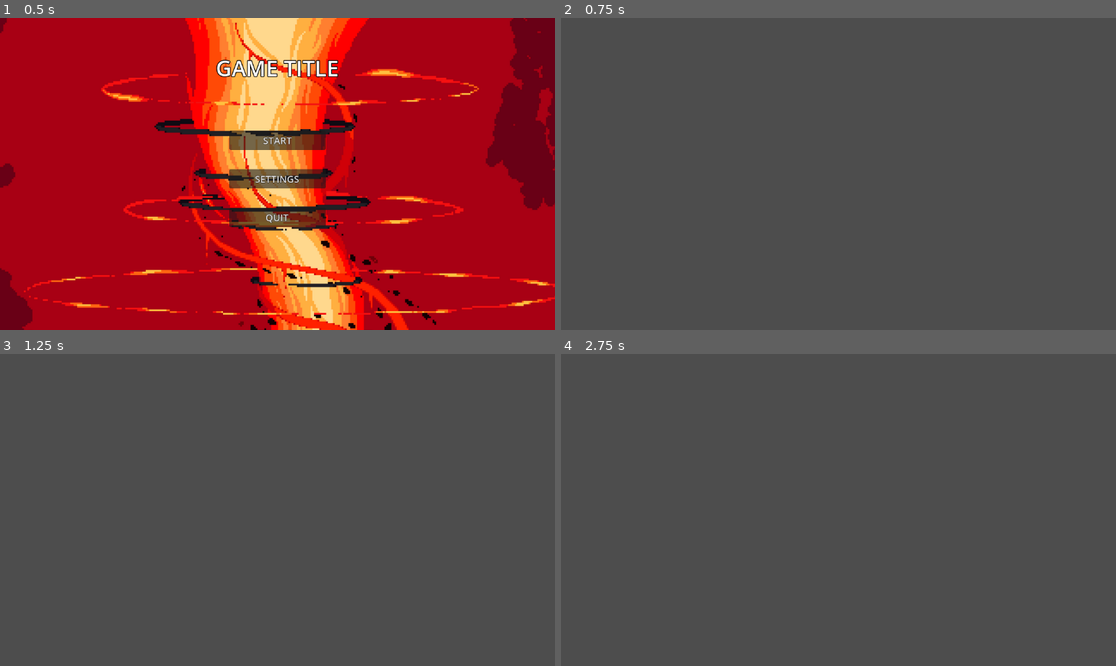
Above: before the commit, frames 1-4 (two rows, left to right).
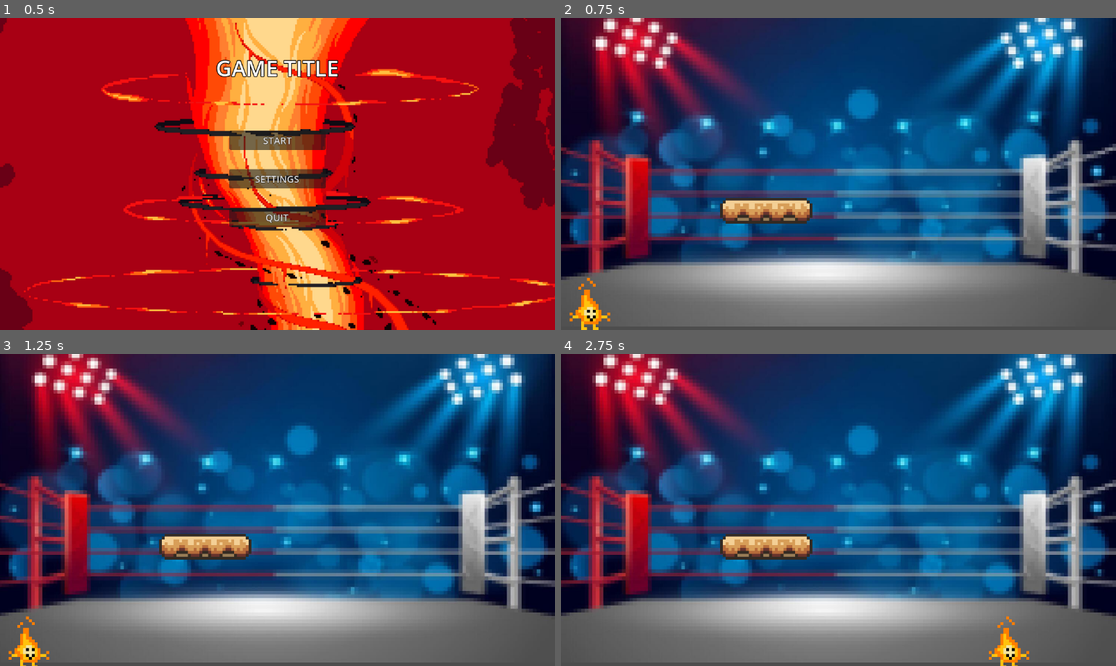
Above: after the commit, the same moments.

Repository: MatthieuSacquet/Jam-17-05-2024
Game: Godot game, scene res://MENU/MAIN_MENU/menu.tscn
Two runs of this game, one before a commit and one after it. Both use one fixed random seed, a clock stepped at 60 frames per second and the inputs below.
Inputs:
- Up to frame 1 (0.5 s): no input
- Up to frame 2 (0.75 s): click "START" at 0.5 s
- Up to frame 3 (1.25 s): no input
- Up to frame 4 (2.75 s): tap Enter (ui_accept) at 1.25, 1.35, 1.52, 1.82, 2.1, 2.27, 2.57 s; hold Right (ui_right) from 1.28 s (still down)

Frame 1 is identical in both runs. In frame 2, 92% of the frame differs, in the area x 0-100%, y 0-100%; in frame 3, 92%; in frame 4, 92%.

Commit message:
[ADD] change file current position

Diff:
--- /dev/null
+++ b/MENU_PRGRAME/JAM2/GAME/box_fight.tscn
@@ -0,0 +1,48 @@
+[gd_scene load_steps=7 format=3 uid="uid://bsqd66tu2xvhx"]
+
+[ext_resource type="Texture2D" uid="uid://cgrp0hdhrojnp" path="res://back_ground/ring_box.jpg" id="1_i6kb7"]
+[ext_resource type="PackedScene" uid="uid://bb7p4kpkkgj3x" path="res://character.tscn" id="2_om53s"]
+[ext_resource type="PackedScene" path="res://platforme.tscn" id="3_fag7v"]
+
+[sub_resource type="WorldBoundaryShape2D" id="WorldBoundaryShape2D_rlokk"]
+distance = 4.0
+
+[sub_resource type="WorldBoundaryShape2D" id="WorldBoundaryShape2D_r7q3x"]
+normal = Vector2(-1, 0)
+distance = -55.0
+
+[sub_resource type="WorldBoundaryShape2D" id="WorldBoundaryShape2D_iv586"]
+normal = Vector2(0.999885, -0.0151498)
+
+[node name="box fight" type="Node2D"]
+
+[node name="RingBox" type="Sprite2D" parent="."]
+position = Vector2(45, 12)
+scale = Vector2(0.128476, 0.124065)
+texture = ExtResource("1_i6kb7")
+
+[node name="CharacterBody2D" parent="." instance=ExtResource("2_om53s")]
+position = Vector2(-41, 52)
+
+[node name="Camera2D" type="Camera2D" parent="."]
+position = Vector2(46, 20)
+scale = Vector2(0.00123024, -2.83792)
+zoom = Vector2(6, 6)
+
+[node name="StaticBody2D" type="StaticBody2D" parent="."]
+position = Vector2(85, 2)
+
+[node name="bordeur 3" type="CollisionShape2D" parent="StaticBody2D"]
+position = Vector2(-137, 76)
+shape = SubResource("WorldBoundaryShape2D_rlokk")
+
+[node name="bordeur 2" type="CollisionShape2D" parent="StaticBody2D"]
+position = Vector2(5, 19)
+shape = SubResource("WorldBoundaryShape2D_r7q3x")
+
+[node name="bordeur 1" type="CollisionShape2D" parent="StaticBody2D"]
+position = Vector2(-136, 0)
+shape = SubResource("WorldBoundaryShape2D_iv586")
+
+[node name="platforme" parent="." instance=ExtResource("3_fag7v")]
+position = Vector2(16, 31)
--- a/MENU_PRGRAME/JAM2/MENU/MAIN_MENU/menu.gd
+++ b/MENU_PRGRAME/JAM2/MENU/MAIN_MENU/menu.gd
@@ -3,7 +3,7 @@
 
 
 func _on_start_pressed():
-	get_tree().change_scene_to_file("res://GAME/Level1.tscn")
+	get_tree().change_scene_to_file("res://GAME/box_fight.tscn")
 
 
 func _on_settings_pressed():
--- /dev/null
+++ b/MENU_PRGRAME/JAM2/character.gd
@@ -0,0 +1,28 @@
+extends CharacterBody2D
+
+
+const SPEED = 100.0
+const JUMP_VELOCITY = -300.0
+
+# Get the gravity from the project settings to be synced with RigidBody nodes.
+var gravity = ProjectSettings.get_setting("physics/2d/default_gravity")
+
+
+func _physics_process(delta):
+	# Add the gravity.
+	if not is_on_floor():
+		velocity.y += gravity * delta
+
+	# Handle jump.
+	if Input.is_action_just_pressed("ui_accept") and is_on_floor():
+		velocity.y = JUMP_VELOCITY
+
+	# Get the input direction and handle the movement/deceleration.
+	# As good practice, you should replace UI actions with custom gameplay actions.
+	var direction = Input.get_axis("ui_left", "ui_right")
+	if direction:
+		velocity.x = direction * SPEED
+	else:
+		velocity.x = move_toward(velocity.x, 0, SPEED)
+
+	move_and_slide()
--- /dev/null
+++ b/MENU_PRGRAME/JAM2/character.tscn
@@ -0,0 +1,56 @@
+[gd_scene load_steps=9 format=3 uid="uid://bb7p4kpkkgj3x"]
+
+[ext_resource type="Script" path="res://character.gd" id="1_2wgx5"]
+[ext_resource type="Texture2D" uid="uid://bl0jgr0lavdy0" path="res://brackeys_platformer_assets/pixil-frame-0(2).png" id="1_a06f1"]
+
+[sub_resource type="AtlasTexture" id="AtlasTexture_sjue5"]
+atlas = ExtResource("1_a06f1")
+region = Rect2(32, 32, 32, 32)
+
+[sub_resource type="AtlasTexture" id="AtlasTexture_fr85y"]
+atlas = ExtResource("1_a06f1")
+region = Rect2(64, 32, 32, 32)
+
+[sub_resource type="AtlasTexture" id="AtlasTexture_3aq7n"]
+atlas = ExtResource("1_a06f1")
+region = Rect2(96, 32, 32, 32)
+
+[sub_resource type="AtlasTexture" id="AtlasTexture_johl1"]
+atlas = ExtResource("1_a06f1")
+region = Rect2(128, 32, 32, 32)
+
+[sub_resource type="SpriteFrames" id="SpriteFrames_ggmep"]
+animations = [{
+"frames": [{
+"duration": 1.0,
+"texture": SubResource("AtlasTexture_sjue5")
+}, {
+"duration": 1.0,
+"texture": SubResource("AtlasTexture_fr85y")
+}, {
+"duration": 1.0,
+"texture": SubResource("AtlasTexture_3aq7n")
+}, {
+"duration": 1.0,
+"texture": SubResource("AtlasTexture_johl1")
+}],
+"loop": true,
+"name": &"default",
+"speed": 5.0
+}]
+
+[sub_resource type="CircleShape2D" id="CircleShape2D_jq35u"]
+radius = 4.12311
+
+[node name="CharacterBody2D" type="CharacterBody2D"]
+script = ExtResource("1_2wgx5")
+
+[node name="AnimatedSprite2D" type="AnimatedSprite2D" parent="."]
+z_index = 5
+position = Vector2(0, -1)
+sprite_frames = SubResource("SpriteFrames_ggmep")
+frame_progress = 0.230092
+
+[node name="CollisionShape2D" type="CollisionShape2D" parent="."]
+position = Vector2(1, 2)
+shape = SubResource("CircleShape2D_jq35u")
--- /dev/null
+++ b/MENU_PRGRAME/JAM2/platforme.tscn
@@ -0,0 +1,19 @@
+[gd_scene load_steps=3 format=3 uid="uid://caiwervjssf0q"]
+
+[ext_resource type="Texture2D" uid="uid://bp7ciokhw4qut" path="res://brackeys_platformer_assets/sprites/platforms.png" id="1_wi5h5"]
+
+[sub_resource type="RectangleShape2D" id="RectangleShape2D_ufmbv"]
+size = Vector2(32, 8)
+
+[node name="platforme" type="AnimatableBody2D"]
+
+[node name="Sprite2D" type="Sprite2D" parent="."]
+position = Vector2(5, 2)
+texture = ExtResource("1_wi5h5")
+region_enabled = true
+region_rect = Rect2(15.9854, 16.1612, 32.1197, 9.32401)
+
+[node name="CollisionShape2D" type="CollisionShape2D" parent="."]
+position = Vector2(5, 2)
+shape = SubResource("RectangleShape2D_ufmbv")
+one_way_collision = true
--- a/MENU_PRGRAME/JAM2/project.godot
+++ b/MENU_PRGRAME/JAM2/project.godot
@@ -14,3 +14,7 @@
 run/main_scene="res://MENU/MAIN_MENU/menu.tscn"
 config/features=PackedStringArray("4.2", "Forward Plus")
 config/icon="res://icon.svg"
+
+[rendering]
+
+textures/canvas_textures/default_texture_filter=0
Binary file added: MENU_PRGRAME/JAM2/back_ground/colisé.jpg
Not shown, added: MENU_PRGRAME/JAM2/back_ground/colisé.jpg.import
Binary file added: MENU_PRGRAME/JAM2/back_ground/ring_box.jpg
Not shown, added: MENU_PRGRAME/JAM2/back_ground/ring_box.jpg.import
Not shown, added: MENU_PRGRAME/JAM2/brackeys_platformer_assets/LICENSE & CREDITS.txt
Binary file added: MENU_PRGRAME/JAM2/brackeys_platformer_assets/fonts/PixelOperator8-Bold.ttf
Not shown, added: MENU_PRGRAME/JAM2/brackeys_platformer_assets/fonts/PixelOperator8-Bold.ttf.import
Binary file added: MENU_PRGRAME/JAM2/brackeys_platformer_assets/fonts/PixelOperator8.ttf
Not shown, added: MENU_PRGRAME/JAM2/brackeys_platformer_assets/fonts/PixelOperator8.ttf.import
Not shown, added: MENU_PRGRAME/JAM2/brackeys_platformer_assets/music/time_for_adventure.mp3.import
Binary file added: MENU_PRGRAME/JAM2/brackeys_platformer_assets/pixil-frame-0(2).png
Not shown, added: MENU_PRGRAME/JAM2/brackeys_platformer_assets/pixil-frame-0(2).png.import
(and 33 more such lines)
